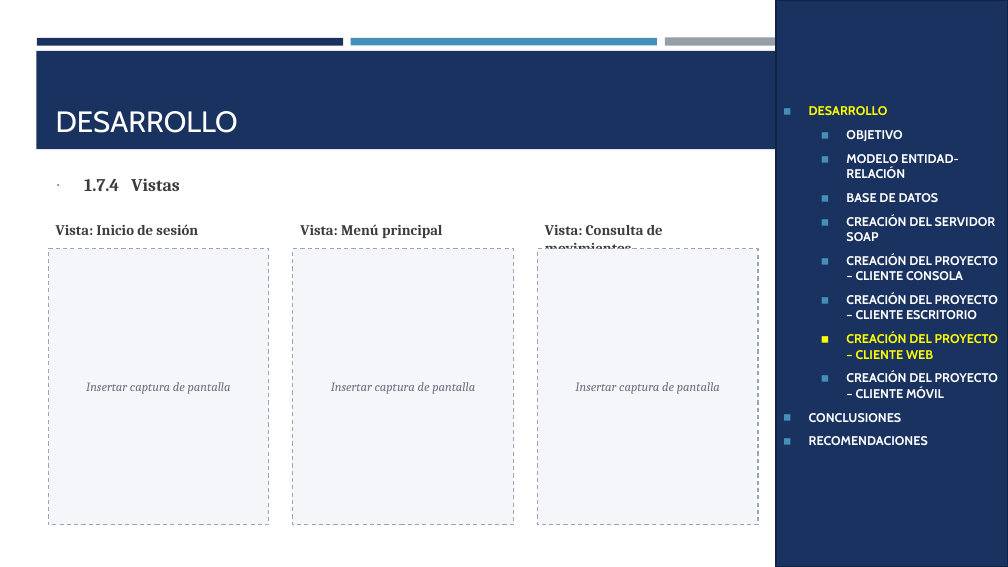
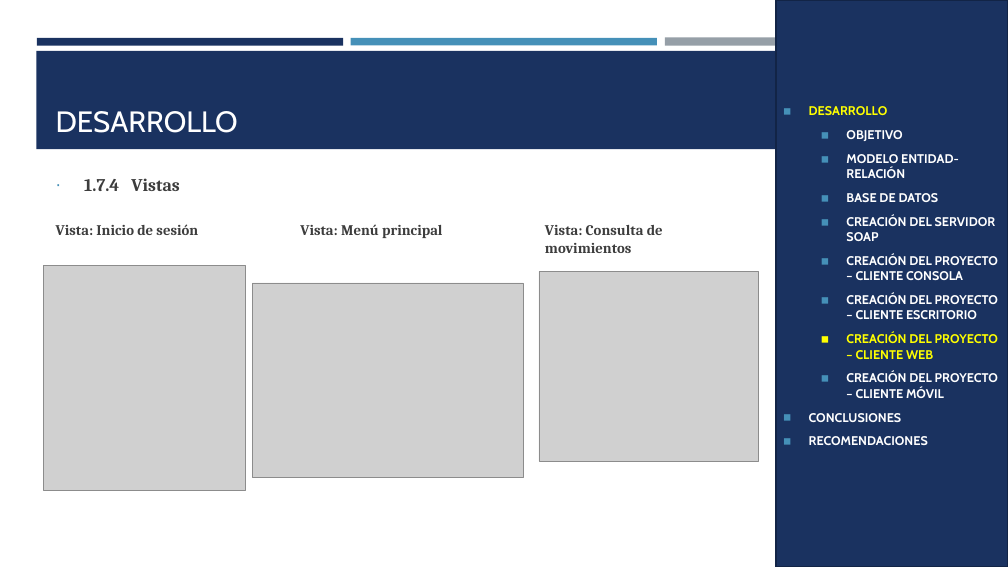
Before and after one commit to IMarcusDev/TI.1.1.-PAO202651_SOAP_JAVA_CONBDD_NRC36883_GR04, a slide deck: slide 27 of 05. DOCUMENTACION/PRESENTACION TI.1.1. SOAP con BDD en JAVA GR4.pptx. Drawn at 1008x567 pixels with LibreOffice and Linux fonts; fonts in the diff are those of the drawing; grey boxes stand for pictures. Boxes give left, top, right and bottom in pixels: in the first picture for what was removed or moved away, otherwise in the second. Text is boxed around its words. In the diff, an @@ line names an element or a change of style, - is before the commit and + after.

```diff
--- a/05. DOCUMENTACION/PRESENTACION TI.1.1. SOAP con BDD en JAVA GR4.pptx
+++ b/05. DOCUMENTACION/PRESENTACION TI.1.1. SOAP con BDD en JAVA GR4.pptx
@@ picture added at [43,265,246,490] @@
@@ rectangle removed at [48,249,269,525] @@
-Insertar captura de pantalla
@@ rectangle removed at [293,249,514,525] @@
-Insertar captura de pantalla
@@ rectangle removed at [538,249,758,525] @@
-Insertar captura de pantalla
@@ picture added at [253,283,523,478] @@
@@ picture added at [539,271,758,461] @@
```
Also in this commit, not shown: 4 other slides changed.
